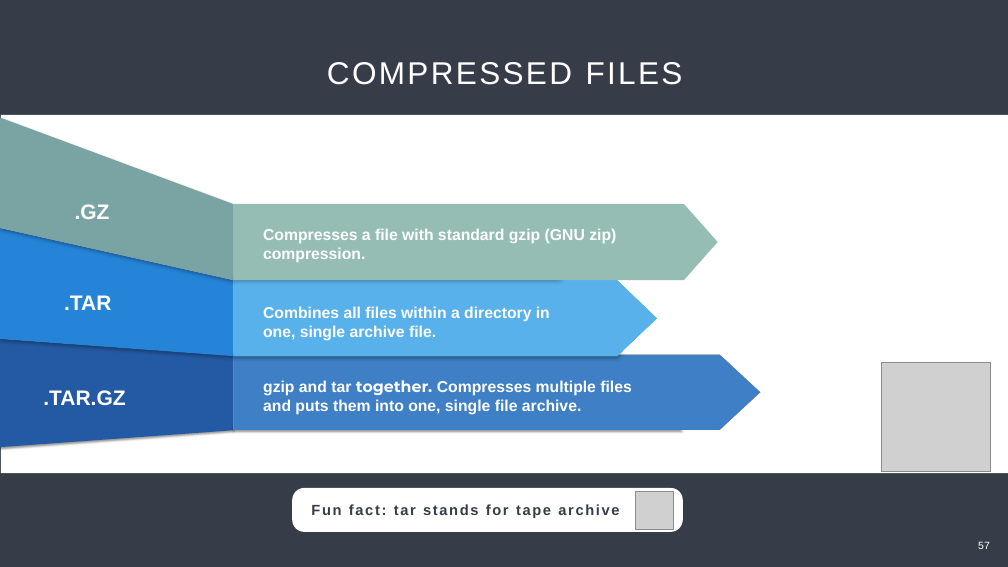
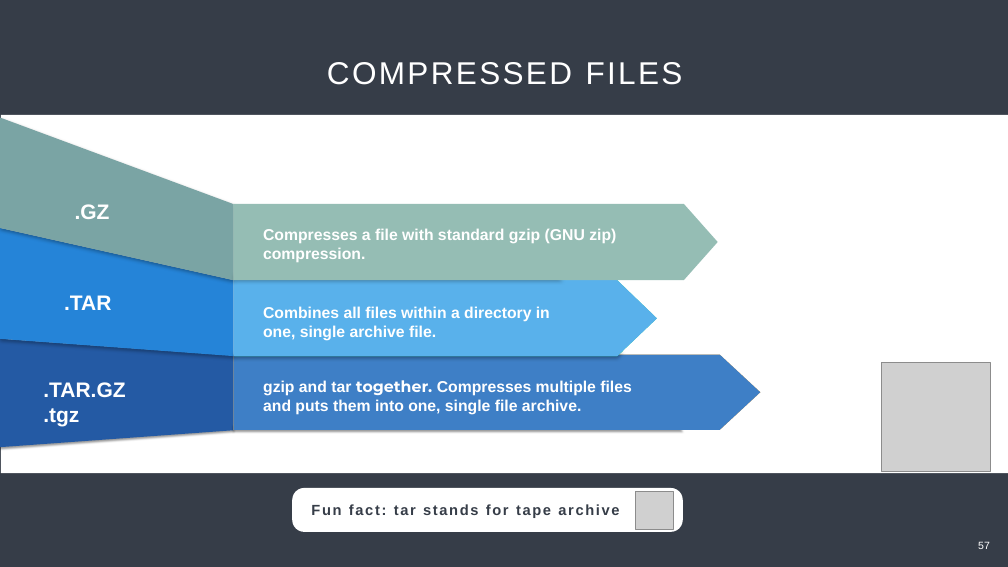
Before and after one commit to Center-for-Health-Data-Science/Just-Bash-It, a slide deck: slide 57 of Teachers/Just_Bash_It_Slideshow.pptx. Drawn at 1008x567 pixels with LibreOffice and Linux fonts; fonts in the diff are those of the drawing; grey boxes stand for pictures. Boxes give left, top, right and bottom in pixels: in the first picture for what was removed or moved away, otherwise in the second. Text is boxed around its words. In the diff, an @@ line names an element or a change of style, - is before the commit and + after.

```diff
--- a/Teachers/Just_Bash_It_Slideshow.pptx
+++ b/Teachers/Just_Bash_It_Slideshow.pptx
@@ text ".TAR.GZ": place and size @@
-text ".TAR.GZ" at [43, 390, 125, 405]
+text ".TAR.GZ" at [43, 382, 125, 426]
@@ text at [43, 408, 79, 426]: paragraph added @@
+.tgz
```
Also in this commit, not shown: 3 other slides changed.
